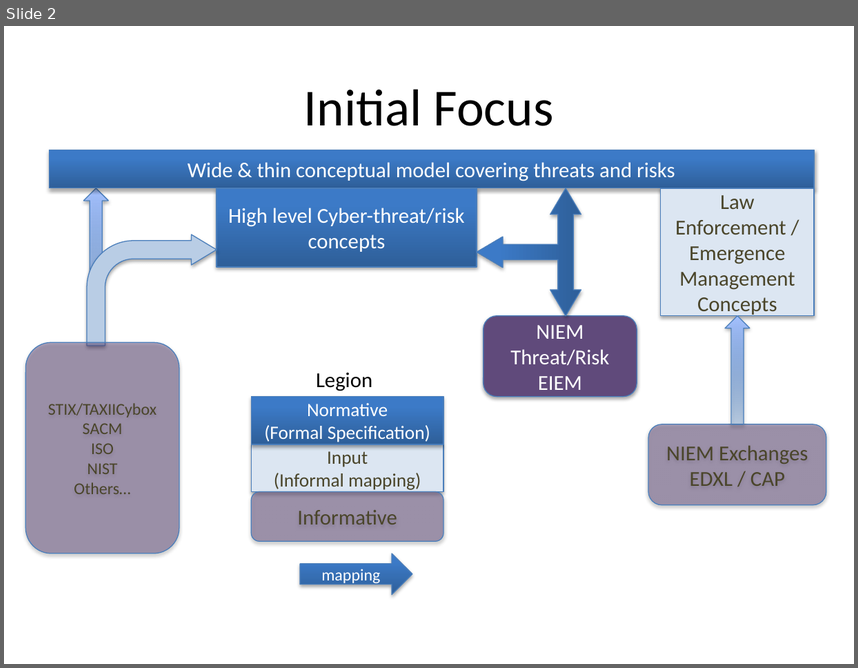
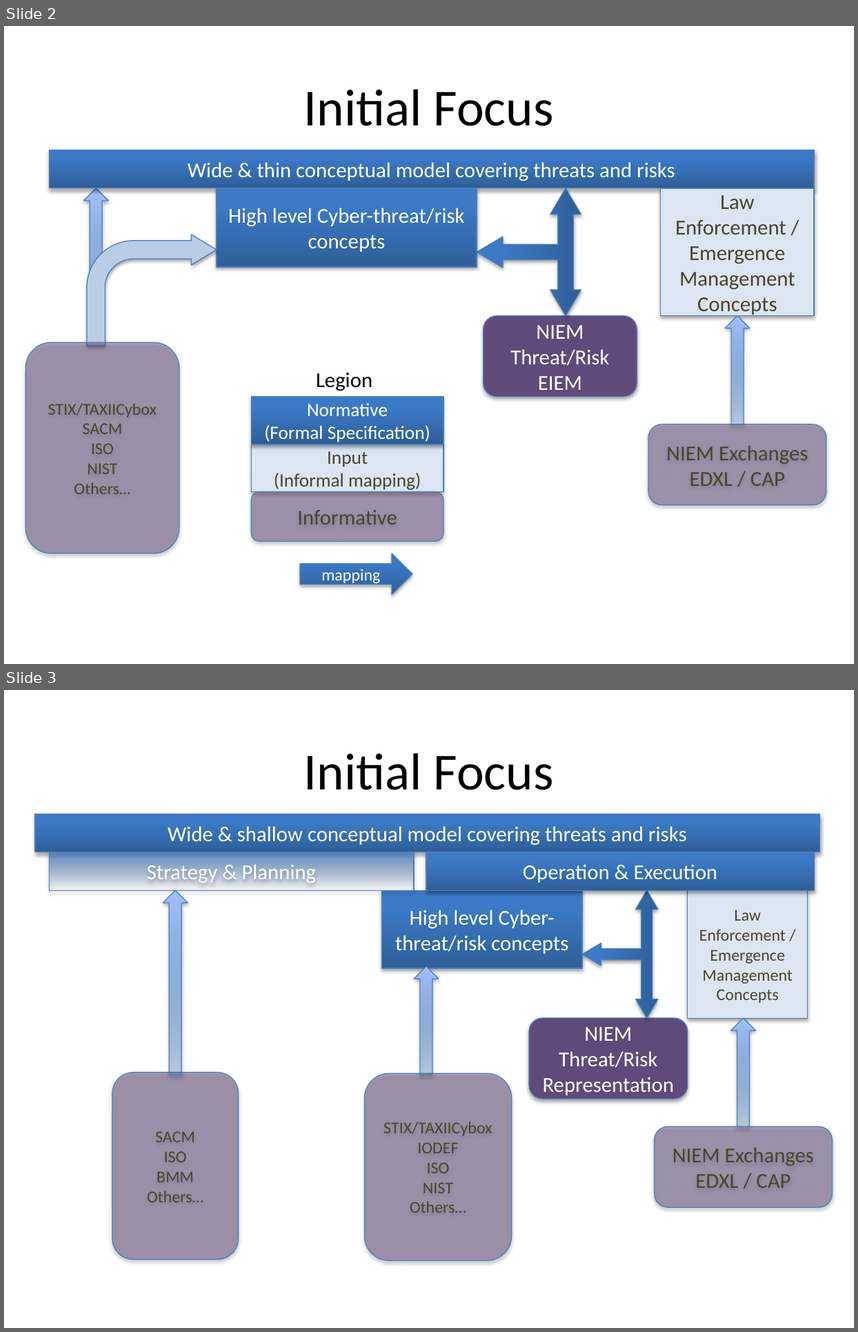
Before and after one commit to omg-threat-modeling/phase1, a slide deck: docs/RFP/Threat-Risk RFP Pictures.pptx. Shown one above the other, each under a label of ours: slide 2 before the commit, slides 2 and 3 after it. The pictures are 858x668 and 858x1332 pixels, drawn with LibreOffice and Linux fonts; fonts in the diff are those of the drawing. Boxes give left, top, right and bottom in pixels: in the first picture for what was removed or moved away, otherwise in the second. Text is boxed around its words. In the diff, an @@ line names an element or a change of style, - is before the commit and + after.

```diff
--- a/docs/RFP/Threat-Risk RFP Pictures.pptx
+++ b/docs/RFP/Threat-Risk RFP Pictures.pptx
@@ slide 3 added at [4, 690, 854, 1328], background #FFFFFF @@
@@ title added at [304, 753, 554, 790], 44 pt, text #000000 @@
+Initial Focus
@@ rectangle added at [36, 814, 820, 852], fill gradient #2F5F99 to #3D7CC7 to #3A7CCB, outline #4B7EBC 0.75 pt, 18 pt, text #FFFFFF @@
+Wide & shallow conceptual model covering threats and risks
@@ rectangle added at [49, 852, 414, 891], fill gradient #2F5F99 to #3D7CC7 to #3A7CCB, outline #4B7EBC 0.75 pt, 18 pt, text #FFFFFF @@
+Strategy & Planning
@@ rectangle added at [426, 852, 814, 891], fill gradient #2F5F99 to #3D7CC7 to #3A7CCB, outline #4B7EBC 0.75 pt, 18 pt, text #FFFFFF @@
+Operation & Execution
@@ up arrow added at [163, 891, 188, 1075], fill gradient #3F80CE to #A4C4FF, outline #4B7EBC 0.75 pt @@
@@ rectangle added at [381, 891, 582, 968], fill gradient #2F5F99 to #3D7CC7 to #3A7CCB, outline #4B7EBC 0.75 pt, 18 pt, text #FFFFFF @@
+High level Cyber-threat/risk concepts
@@ left right up arrow added at [582, 890, 658, 1018], fill gradient #2F5F99 to #3D7CC7 to #3A7CCB, outline #4B7EBC 0.75 pt @@
@@ rectangle added at [688, 891, 807, 1018], fill #DCE6F2, outline #4B7EBC 0.75 pt, 14 pt, text #4A452A @@
+Law Enforcement / Emergence Management Concepts
@@ up arrow added at [414, 966, 439, 1075], fill gradient #3F80CE to #A4C4FF, outline #4B7EBC 0.75 pt @@
@@ rounded rectangle added at [529, 1018, 688, 1099], fill #604A7B, outline #4B7EBC 0.75 pt, 18 pt, text #FFFFFF @@
+NIEM Threat/Risk Representation
@@ up arrow added at [731, 1018, 755, 1127], fill gradient #3F80CE to #A4C4FF, outline #4B7EBC 0.75 pt @@
@@ rounded rectangle added at [112, 1072, 238, 1259], fill #604A7B at 49% opacity, outline #4B7EBC 0.75 pt, 14 pt, text #4A452A @@
+SACM
+ISO
+BMM
+Others…
@@ rounded rectangle added at [364, 1074, 512, 1261], fill #604A7B at 49% opacity, outline #4B7EBC 0.75 pt, 14 pt, text #4A452A @@
+STIX/TAXIICybox
+IODEF
+ISO
+NIST
+Others…
@@ rounded rectangle added at [654, 1126, 832, 1207], fill #604A7B at 49% opacity, outline #4B7EBC 0.75 pt, 18 pt, text #4A452A @@
+NIEM Exchanges
+EDXL / CAP
```
Also in this commit, not shown: 3 other files.
